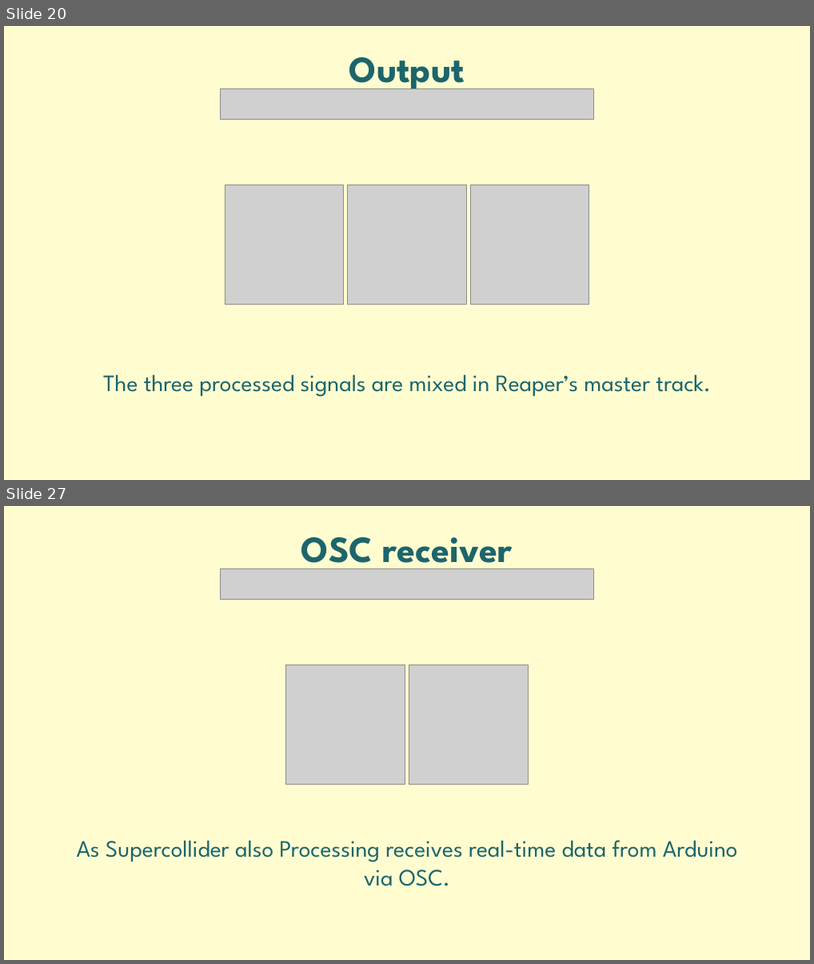
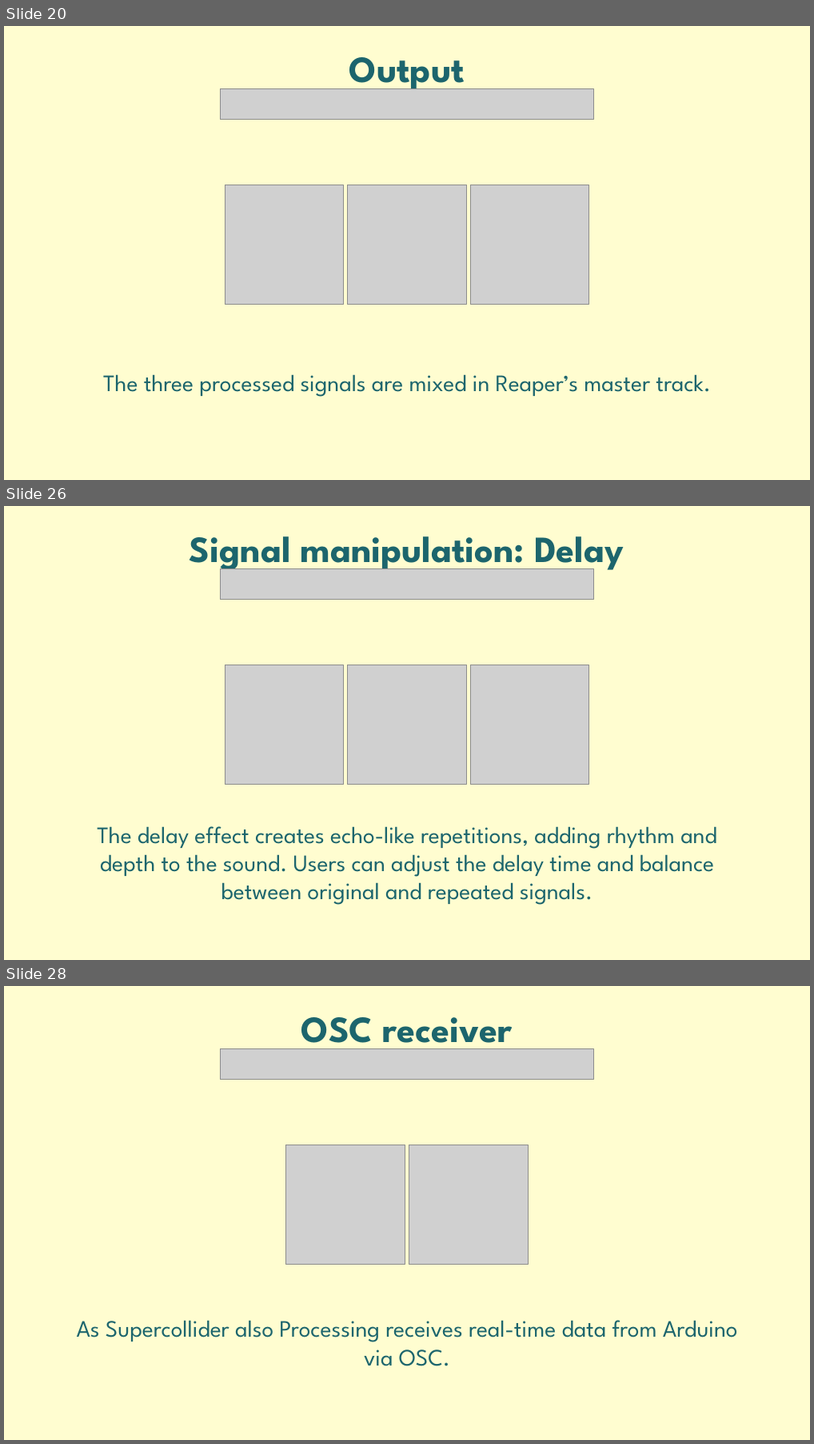
Before and after one commit to Ciorpy/G.A.I.A.-CMLS-2025, a slide deck: GAIA.pptx. Shown one above the other, each under a label of ours: slides 20 and 27 before the commit, slides 20, 26 and 28 after it; the slides between them are not shown. The pictures are 814x964 and 814x1444 pixels, drawn with LibreOffice and Linux fonts; fonts in the diff are those of the drawing; grey boxes stand for pictures. Boxes give left, top, right and bottom in pixels: in the first picture for what was removed or moved away, otherwise in the second. Text is boxed around its words. In the diff, an @@ line names an element or a change of style, - is before the commit and + after.

```diff
--- a/GAIA.pptx
+++ b/GAIA.pptx
@@ slide 26 added at [4, 506, 810, 960], background #FFFDD0 @@
@@ text added at [190, 536, 624, 573], 44 pt, text #1C656D, bold @@
+Signal manipulation: Delay
@@ picture added at [220, 569, 594, 599] @@
@@ picture added at [225, 665, 344, 784] @@
@@ picture added at [348, 665, 466, 784] @@
@@ picture added at [470, 665, 590, 784] @@
@@ text added at [97, 826, 718, 904], 28 pt, text #1C656D @@
+The delay effect creates echo-like repetitions, adding rhythm and depth to the sound. Users can adjust the delay time and balance between original and repeated signals.
@@ what was slide 27 is now slide 28 @@
```
Also in this commit, not shown: 16 slides changed, 2 other slides added, 2 slides removed.
